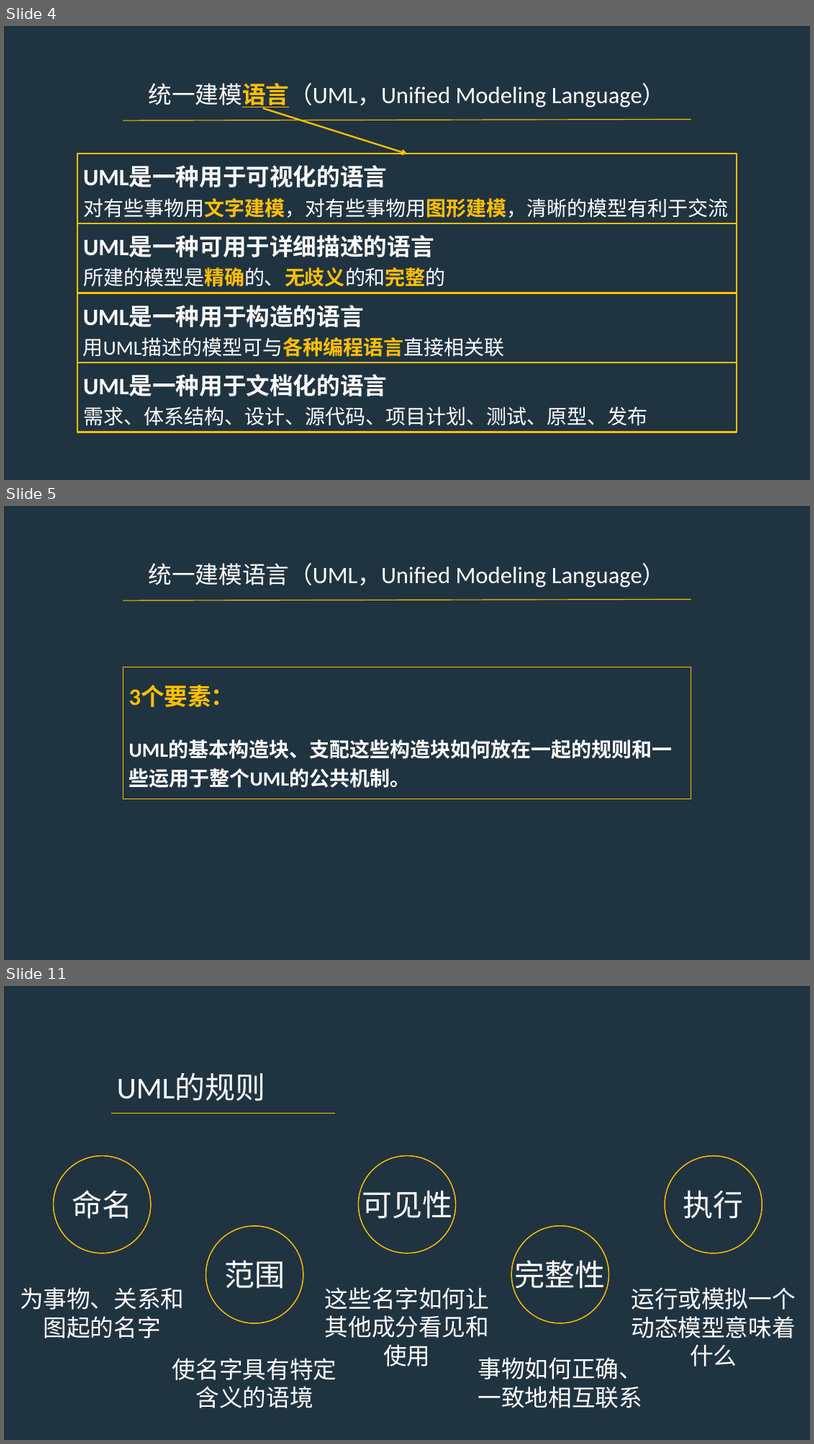
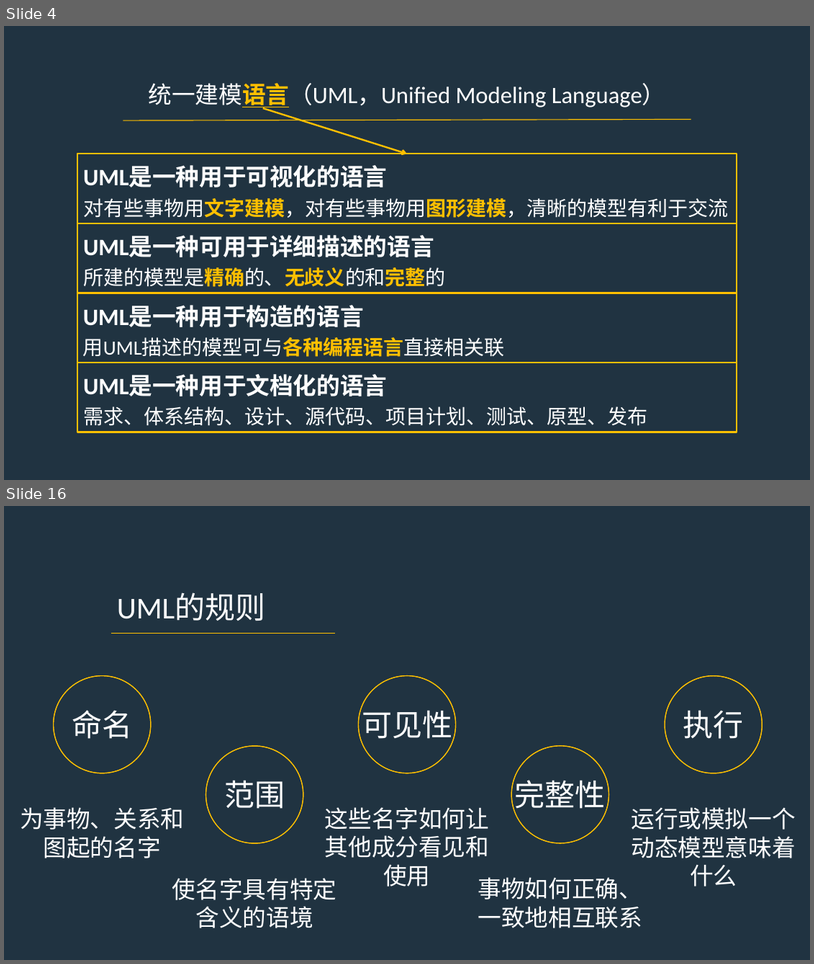
Before and after one commit to PRD2017-G07/G07-teamwork, a slide deck: 0PPT/UML概述.pptx. Shown one above the other, each under a label of ours: slides 4, 5 and 11 before the commit, slides 4 and 16 after it; the slides between them are not shown. The pictures are 814x1444 and 814x964 pixels, drawn with LibreOffice and Linux fonts; fonts in the diff are those of the drawing. Boxes give left, top, right and bottom in pixels: in the first picture for what was removed or moved away, otherwise in the second. Text is boxed around its words. In the diff, an @@ line names an element or a change of style, - is before the commit and + after.

```diff
--- a/0PPT/UML概述.pptx
+++ b/0PPT/UML概述.pptx
@@ slide 5 removed at bbox=[4, 506, 810, 960], background #203341 @@
@@ text removed at bbox=[149, 563, 666, 587] @@
-统一建模语言（UML，Unified Modeling Language）
@@ line removed from (124, 600) to (692, 599) @@
@@ rectangle removed at bbox=[124, 667, 692, 800] @@
-3个要素：
-UML的基本构造块、支配这些构造块如何放在一起的规则和一些运用于整个UML的公共机制。
@@ what was slide 11 is now slide 16 @@
```
Also in this commit, not shown: 8 slides changed, 7 slides added.
